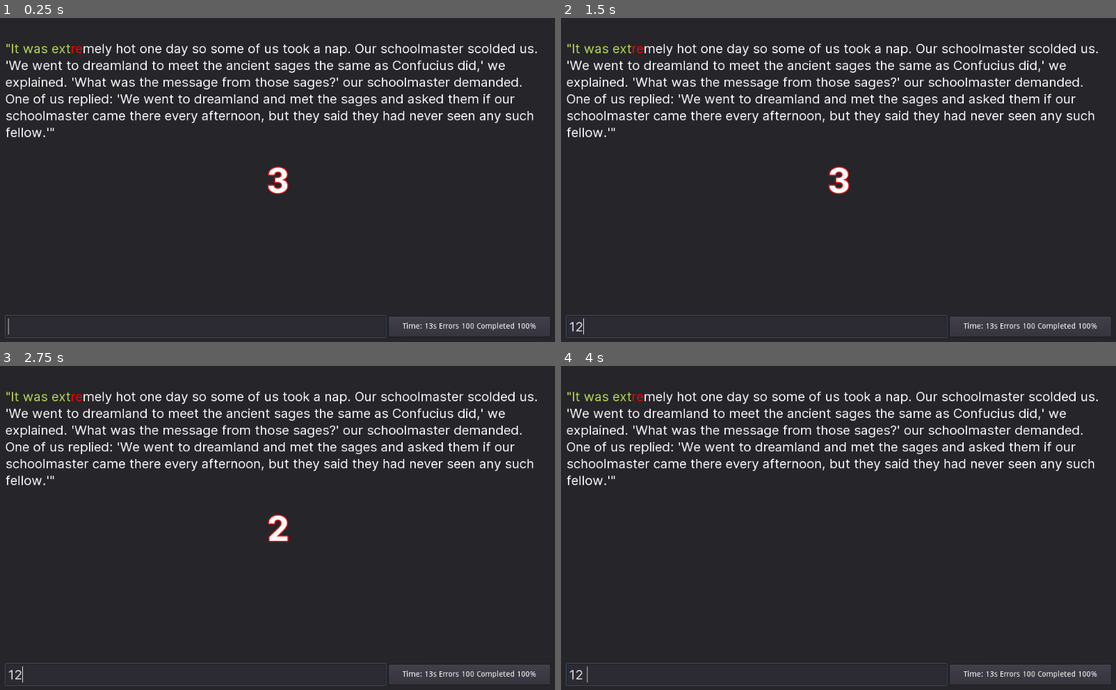
Above: before the commit, frames 1-4 (two rows, left to right).
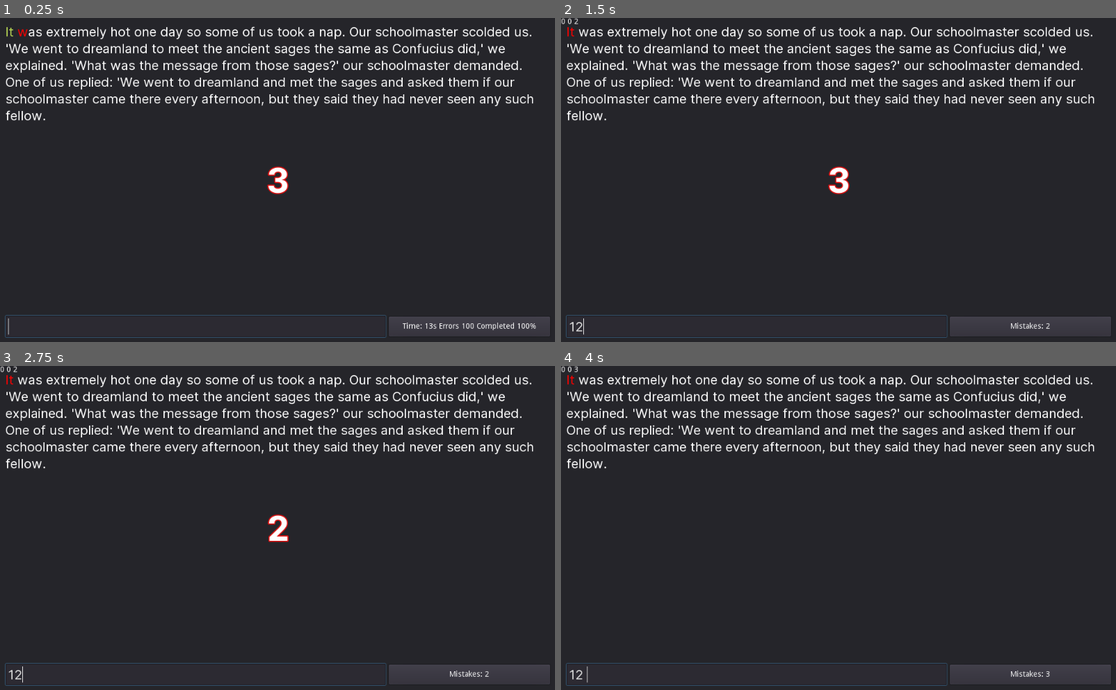
Above: after the commit, the same moments.

Repository: TeddyDD/brackets
Game: Godot game, scene res://Main.tscn
Same seed, same stepped clock (60 frames per second), same inputs: the game is played once before the commit and once after it.
Inputs (mouse positions are in pixels of both pictures, inside the frame that each line leads up to):
- Up to frame 1 (0.25 s): no input
- Up to frame 2 (1.5 s): click (755, 325) at 0.52 s; type "12" at 0.6 s; tap Enter at 1.25 s
- Up to frame 3 (2.75 s): no input
- Up to frame 4 (4 s): tap Space at 2.75 s; tap Enter at 3.5 s

The runs differ from the first frame. In frame 1, 8.2% of the frame differs, in the area x 1-97%, y 2-37%; in frame 2, 8.4%, in the area x 0-97%, y 0-97%; in frame 3, 8.4%; in frame 4, 8.4%.

Commit message:
accept strings

Diff:
--- a/task4/Main.gd
+++ b/task4/Main.gd
@@ -3,12 +3,14 @@
 onready var input := $VBoxContainer/HBoxContainer/input
 onready var display := $VBoxContainer/text
 onready var label := $CenterContainer/countdown
+onready var status := $VBoxContainer/HBoxContainer/Panel/CenterContainer/stats
 onready var timer := $"CenterContainer/Countdown Timer"
 
-var test = """
-"It was extremely hot one day so some of us took a nap. Our schoolmaster scolded us. 'We went to dreamland to meet the ancient sages the same as Confucius did,' we explained. 'What was the message from those sages?' our schoolmaster demanded. One of us replied: 'We went to dreamland and met the sages and asked them if our schoolmaster came there every afternoon, but they said they had never seen any such fellow.'"
-"""
+var test = """It was extremely hot one day so some of us took a nap. Our schoolmaster scolded us. 'We went to dreamland to meet the ancient sages the same as Confucius did,' we explained. 'What was the message from those sages?' our schoolmaster demanded. One of us replied: 'We went to dreamland and met the sages and asked them if our schoolmaster came there every afternoon, but they said they had never seen any such fellow."""
 var t : Text
+var buffer = ""
+var mistakes = 0
+var _last_entered = ""
 
 func _ready():
 	input.grab_focus()
@@ -16,7 +18,45 @@
 	display.bbcode_text = t.bbcode
 
 func _on_input_text_changed(new_text : String):
-	pass
+	compare(t, new_text)
+	display.bbcode_text = t.bbcode
+	update_status()
+	if new_text.ends_with(" "):
+		accept(t, new_text)
+
+func compare(t : Text, new_text : String):
+	var current = buffer + new_text
+	var correct = 0
+	var incorrect = 0
+	var a = t.accepted
+	for i in range(a, current.length()):
+		if current[i] == t.text[i]:
+			correct += 1
+		else:
+			incorrect = new_text.length() - correct
+			if _last_entered.length() < new_text.length():
+				mistakes += 1
+			break
+	t.correct = correct
+	t.incorrect = incorrect
+	_last_entered = new_text
+	$debug.text = str(\
+		t.accepted, " ",
+		t.correct, " ",
+		t.incorrect, " "
+	)
+
+
+func accept(t : Text, new_text : String):
+	if t.incorrect != 0:
+		return
+	buffer += new_text
+	t.accepted += new_text.length()
+	input.text = ""
+
+
+func update_status():
+	status.text = "Mistakes: %s" % mistakes
 
 # Start countdown
 
@@ -32,8 +72,9 @@
 	# GDScript is dynamically typed but has
 	# optional static type checking (like Python)
 	var text : String
-	var correct := 12
+	var correct := 2
 	var incorrect := 2
+	var accepted = 0
 	var bbcode : String setget ,get_bbcode
 	var size : int setget ,get_size
 
@@ -45,6 +86,6 @@
 
 	func get_bbcode() -> String:
 		return "[color=#bada55]%s[/color][color=red]%s[/color]%s" \
-		% [text.substr(0, correct),
-		   text.substr(correct, incorrect),
-		   text.substr(correct + incorrect, self.size)]
+		% [text.substr(0, accepted + correct),
+		   text.substr(accepted + correct, incorrect),
+		   text.substr(accepted + correct + incorrect, self.size)]
--- a/task4/Main.tscn
+++ b/task4/Main.tscn
@@ -88,6 +88,10 @@
 margin_bottom = 339.0
 custom_fonts/font = SubResource( 1 )
 text = "3"
+
+[node name="debug" type="Label" parent="."]
+margin_right = 40.0
+margin_bottom = 14.0
 [connection signal="text_changed" from="VBoxContainer/HBoxContainer/input" to="." method="_on_input_text_changed"]
 [connection signal="last_timeout" from="CenterContainer/Countdown Timer" to="." method="_on_Countdown_Timer_last_timeout"]
 [connection signal="timeout" from="CenterContainer/Countdown Timer" to="." method="_on_Countdown_Timer_timeout"]
